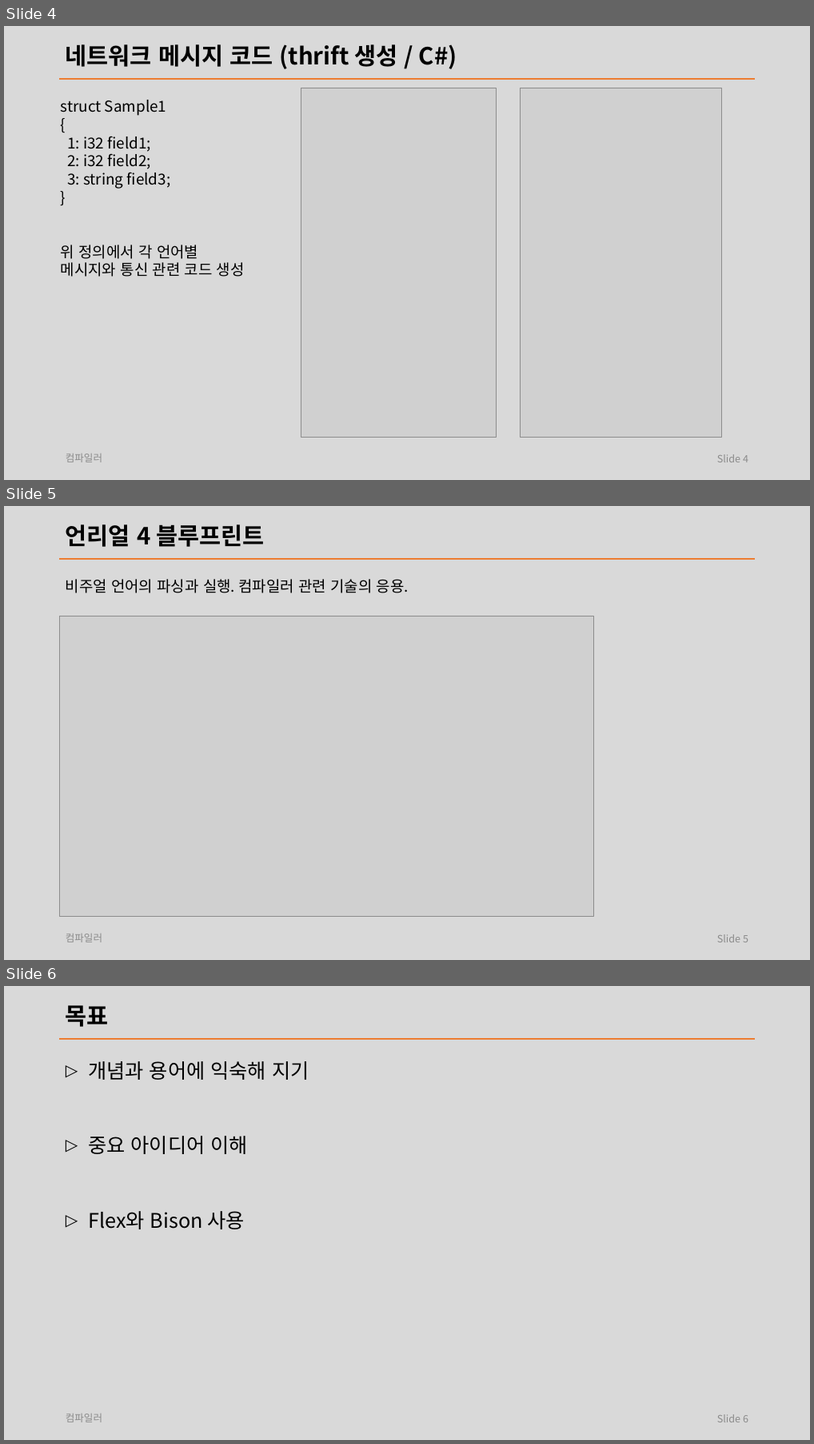
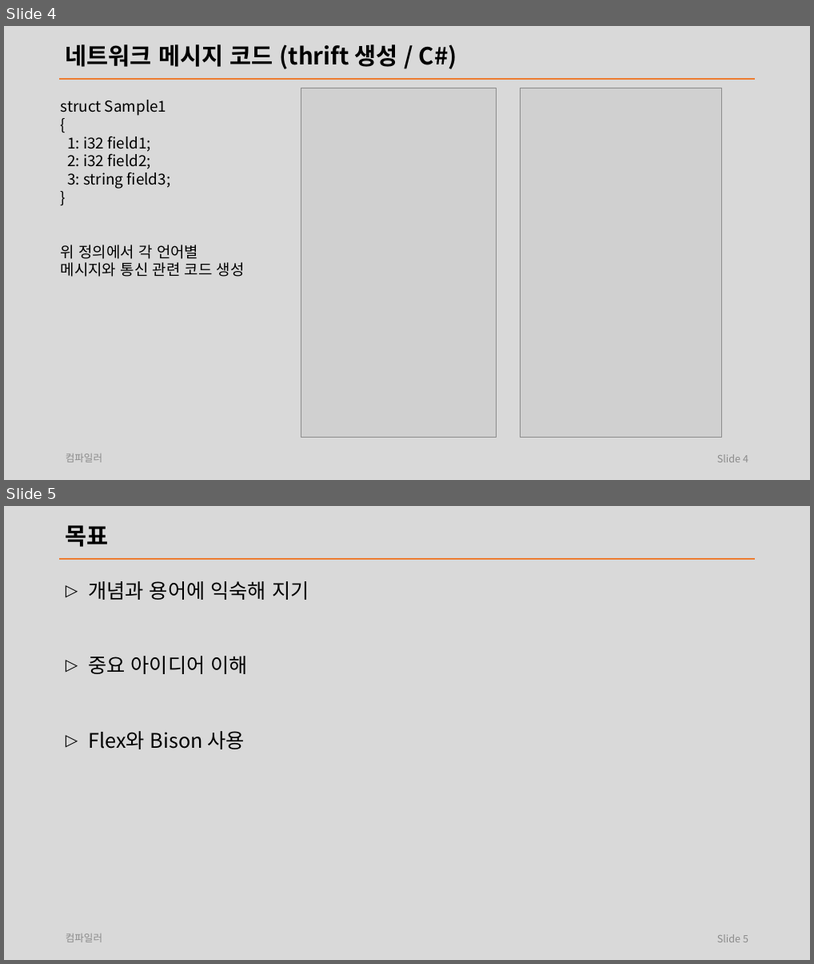
Before and after one commit to laxtools/article, a slide deck: programming/compiler/lecture/note_1.pptx. Shown one above the other, each under a label of ours: slides 4, 5 and 6 before the commit, slides 4 and 5 after it. The pictures are 814x1444 and 814x964 pixels, drawn with LibreOffice and Linux fonts; fonts in the diff are those of the drawing; grey boxes stand for pictures. Boxes give left, top, right and bottom in pixels: in the first picture for what was removed or moved away, otherwise in the second. Text is boxed around its words. In the diff, an @@ line names an element or a change of style, - is before the commit and + after.

Commit message:
컴파일러 세미나 노트 최종 정리.

```diff
--- a/programming/compiler/lecture/note_1.pptx
+++ b/programming/compiler/lecture/note_1.pptx
@@ slide 5 removed at box(4, 506, 810, 960), background #D9D9D9; not listed: 1 template element that a slide beside it also shows @@
@@ title removed at box(66, 524, 264, 547) @@
-언리얼 4 블루프린트
@@ text removed at box(66, 579, 409, 593) @@
-비주얼 언어의 파싱과 실행. 컴파일러 관련 기술의 응용.
@@ picture removed at box(60, 616, 594, 916) @@
@@ text removed at box(66, 933, 102, 942) @@
-컴파일러
@@ page number removed at box(718, 934, 749, 942) @@
-Slide 5
@@ what was slide 6 is now slide 5 @@
```
Also in this commit, not shown: 1 slide changed.
